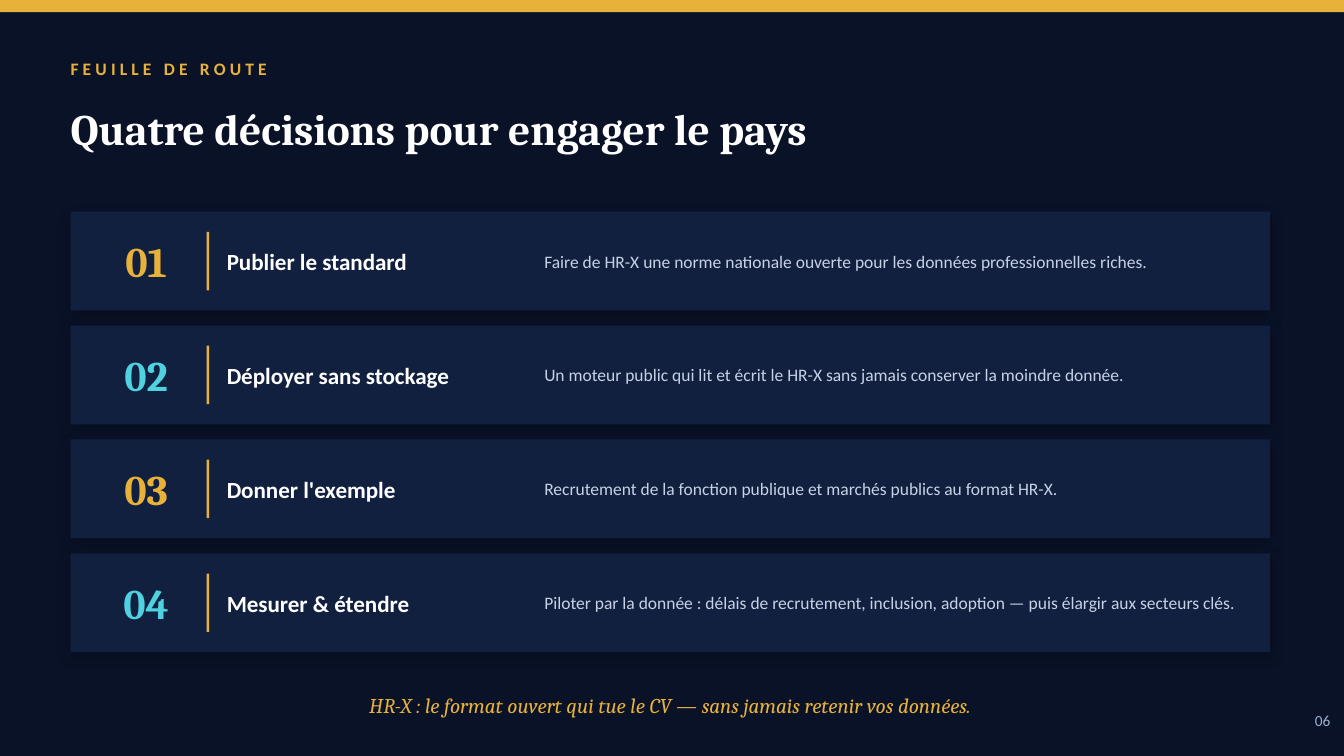
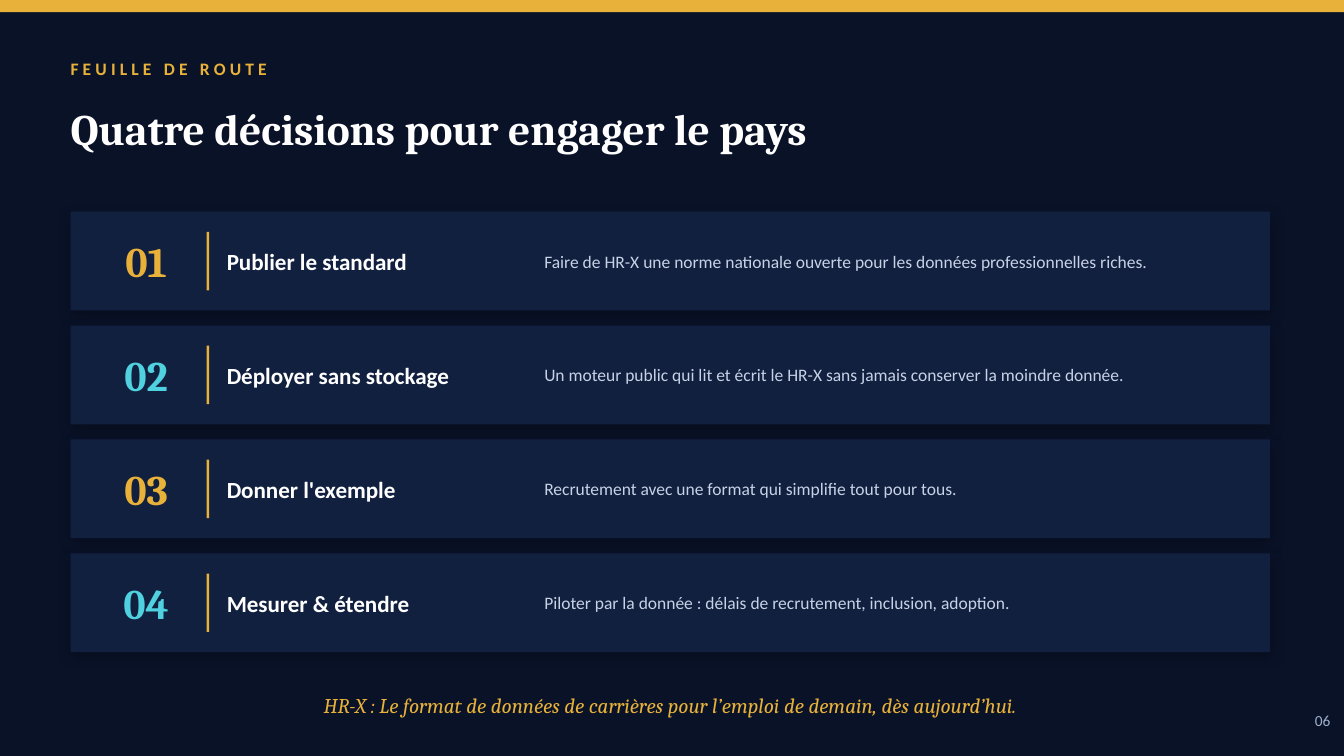
Before and after one commit to remiv1/hr-x, a slide deck: slide 6 of doc/HRX_dirigeants.pptx. Drawn at 1344x756 pixels with LibreOffice and Linux fonts; fonts in the diff are those of the drawing. Boxes give left, top, right and bottom in pixels: in the first picture for what was removed or moved away, otherwise in the second. Text is boxed around its words. In the diff, an @@ line names an element or a change of style, - is before the commit and + after.

Commit message:
Mise à jour du fichier HRX_dirigeants.pptx avec de nouvelles informations pour présentation aux gouvernants.

```diff
--- a/doc/HRX_dirigeants.pptx
+++ b/doc/HRX_dirigeants.pptx
@@ text at bbox=[544, 483, 956, 498]: text changed @@
-Recrutement de la fonction publique et marchés publics au format HR-X.
+Recrutement avec une format qui simplifie tout pour tous.
@@ text at bbox=[544, 597, 1009, 612]: text changed @@
-Piloter par la donnée : délais de recrutement, inclusion, adoption — puis élargir aux secteurs clés.
+Piloter par la donnée : délais de recrutement, inclusion, adoption.
@@ text at bbox=[324, 698, 1017, 718]: text changed @@
-HR-X : le format ouvert qui tue le CV — sans jamais retenir vos données.
+HR-X : Le format de données de carrières pour l’emploi de demain, dès aujourd’hui.
```
Also in this commit, not shown: 5 other slides changed.
